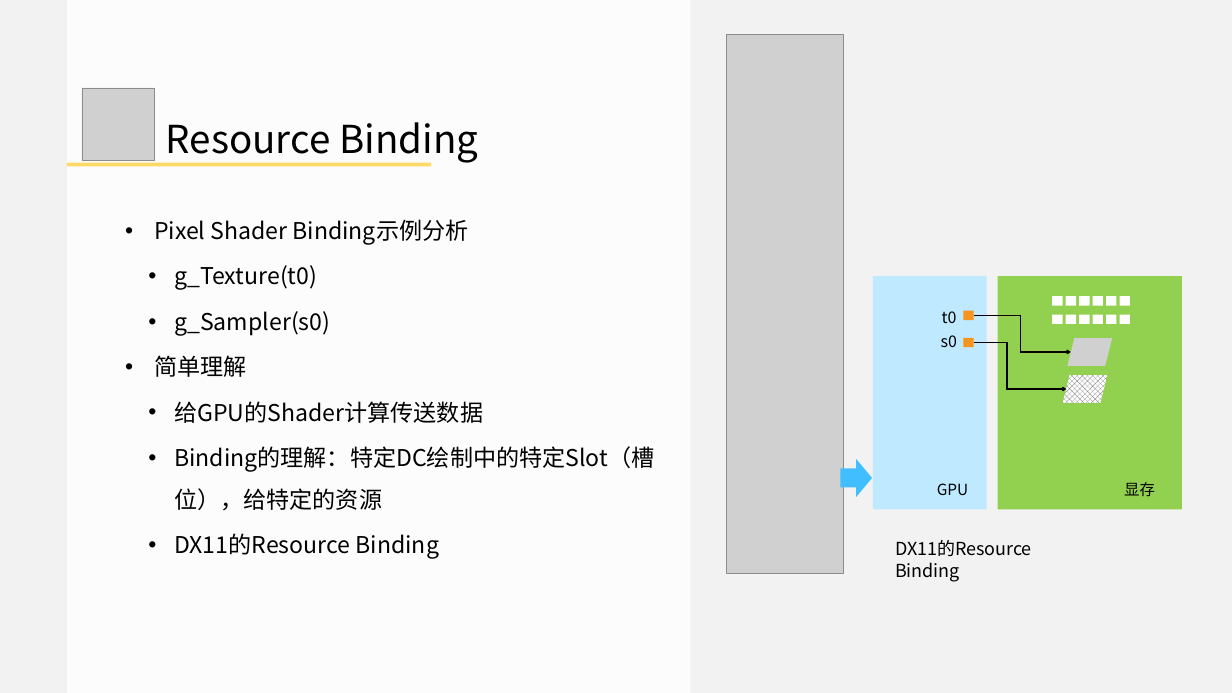
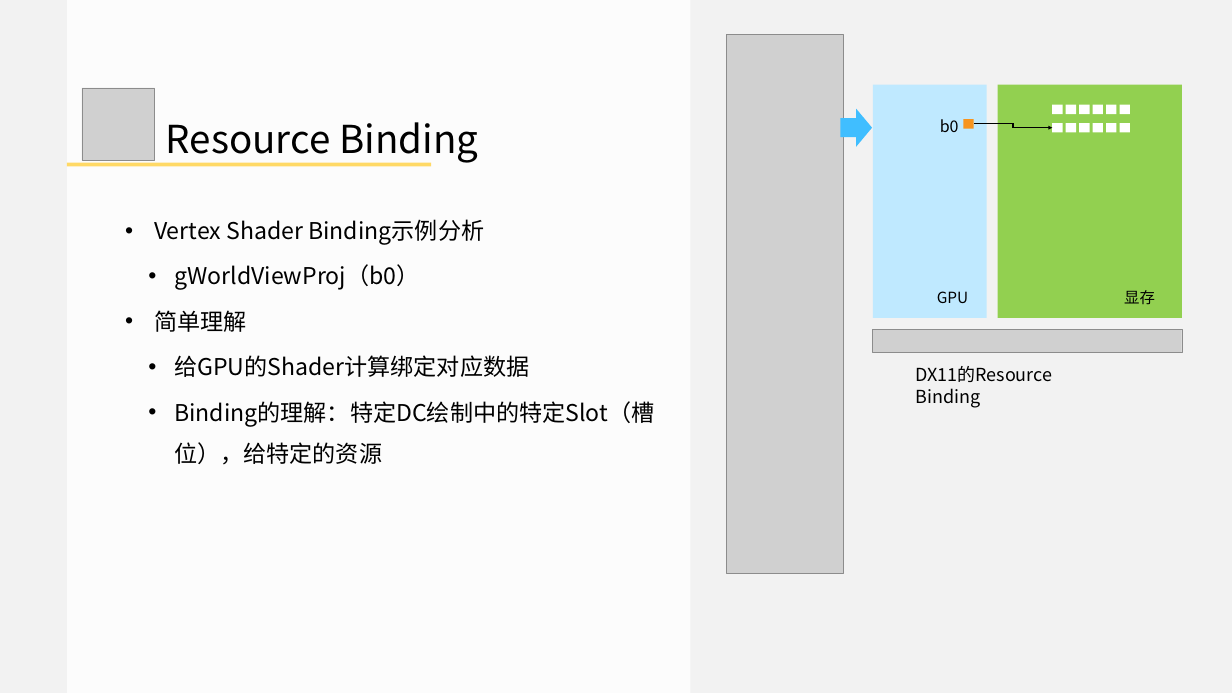
Before and after one commit to doomlover/KSGameEngineTutorials, a slide deck: slide 10 of PPTs/05.深入DX12绘制二.pptx (slide 9 before the commit). Drawn at 1232x693 pixels with LibreOffice and Linux fonts; fonts in the diff are those of the drawing; grey boxes stand for pictures. Boxes give left, top, right and bottom in pixels: in the first picture for what was removed or moved away, otherwise in the second. Text is boxed around its words. In the diff, an @@ line names an element or a change of style, - is before the commit and + after.

```diff
--- a/PPTs/05.深入DX12绘制二.pptx
+++ b/PPTs/05.深入DX12绘制二.pptx
@@ right arrow: place and size @@
-right arrow at [840,459,872,497]
+right arrow at [840,109,872,146]
@@ text added at [940,119,959,132], 25 pt, text #000000 @@
+b0
@@ elbow arrow added from (974, 124) to (1052, 127), #000000 2 pt @@
@@ 15 rectangles, 2 texts: place and size @@
-15 rectangles, 2 texts at [873,276,1182,510]
+15 rectangles, 2 texts at [873,85,1182,318]
@@ text at [154,219,484,290]: text changed @@
-• Pixel Shader Binding示例分析
-  • g_Texture(t0)
-  • g_Sampler(s0)
+• Vertex Shader Binding示例分析
+  • gWorldViewProj（b0）
@@ picture added at [872,329,1182,352] @@
@@ text at [174,355,529,377]: text changed @@
-  • 给GPU的Shader计算传送数据
+  • 给GPU的Shader计算绑定对应数据
@@ group removed at [941,311,1112,403]: 2 elbow arrows, 2 texts, 1 rectangle, 1 picture, 1 parallelogram @@
-t0
-s0
@@ text "DX11的Resource Binding": place and size @@
-text "DX11的Resource Binding" at [895,540,1032,582]
+text "DX11的Resource Binding" at [915,366,1052,408]
@@ text at [174,533,439,559]: paragraph removed @@
-  • DX11的Resource Binding
```
Also in this commit, not shown: 14 other slides changed, 10 slides added, 3 slides removed, 1 other file.
